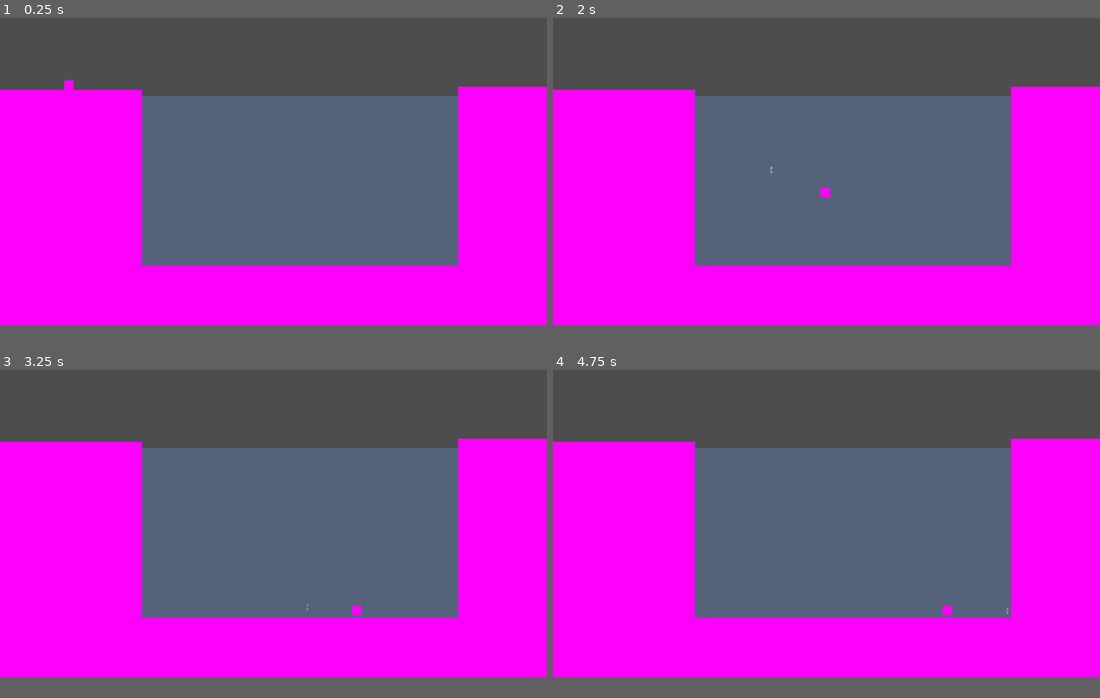
Above: before the commit, frames 1-4 (two rows, left to right).
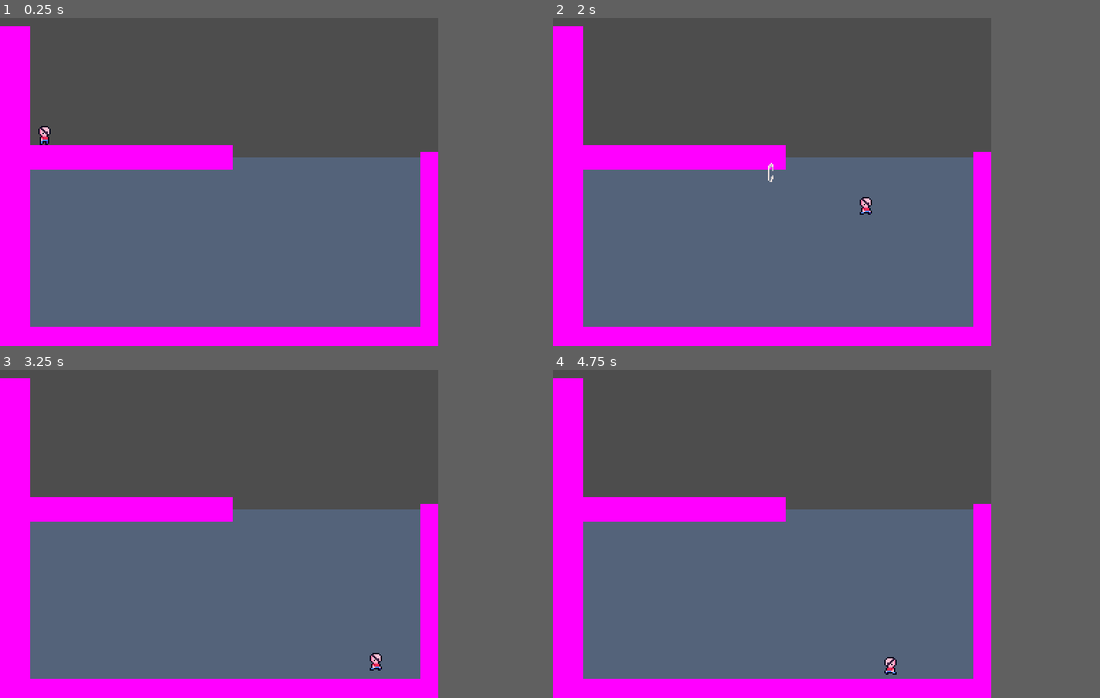
Above: after the commit, the same moments.

Repository: lilyyllyyllyly/PirateGame
Game: Godot game, scene res://Scenes/main.tscn
Same seed, same stepped clock (60 frames per second), same inputs: the game is played once before the commit and once after it.
Inputs:
- Up to frame 1 (0.25 s): no input
- Up to frame 2 (2 s): tap Enter at 0.5 s; hold Space (jump) 0.53-1.28 s; hold D (right) from 0.53 s (still down); tap Space (jump) at 1.35, 1.52, 1.82 s
- Up to frame 3 (3.25 s): release D (right) at 2.03 s; hold A (left) 2.03-2.78 s; hold Space (jump) 2.03-2.78 s; hold D (right) from 2.78 s (still down); tap Space (jump) at 2.85, 3.02 s
- Up to frame 4 (4.75 s): tap Space (jump) at 3.32, 4.35, 4.52 s; hold Space (jump) 3.53-4.28 s; release D (right) at 4.28 s; hold A (left) from 4.28 s (still down)
In our replay, the window is 799x449 before the commit and 640x480 after it. These sizes can differ from the game's own. Grey fills any space a smaller window leaves; there, only what the larger window draws over its background counts as a difference.

The runs differ from the first frame. In frame 1, 42% of the frame differs, in the area x 0-100%, y 0-95%; in frame 2, 42%; in frame 3, 42%; in frame 4, 42%.

Commit message:
Add first animations

Diff:
--- a/Scenes/Player.tscn
+++ b/Scenes/Player.tscn
@@ -1,21 +1,102 @@
-[gd_scene load_steps=11 format=3 uid="uid://d3hqdk77sg32n"]
+[gd_scene load_steps=24 format=3 uid="uid://d3hqdk77sg32n"]
 
 [ext_resource type="Script" path="res://Scripts/Movement/Mover.gd" id="1_763yf"]
+[ext_resource type="Texture2D" uid="uid://wvt8keytohdj" path="res://Sprites/Player/Idle/player-idle1.png" id="2_3suvf"]
 [ext_resource type="Script" path="res://Scripts/Movement/Calculators/GroundMovement.gd" id="2_4mn4f"]
 [ext_resource type="Script" path="res://Scripts/Input/GroundInput.gd" id="3_1yymx"]
+[ext_resource type="Texture2D" uid="uid://6eo8adbewj0x" path="res://Sprites/Player/Idle/player-idle2.png" id="3_4o6ir"]
 [ext_resource type="Script" path="res://Scripts/Movement/Calculators/WaterMovement.gd" id="4_ncm4c"]
+[ext_resource type="Texture2D" uid="uid://b2m6l3w7lt6k" path="res://Sprites/Player/Idle/player-idle3.png" id="4_vqftp"]
 [ext_resource type="PackedScene" uid="uid://cls58w461gqat" path="res://Scenes/Effects/BoostEffect.tscn" id="5_gmarb"]
 [ext_resource type="Script" path="res://Scripts/WaterChecker.gd" id="5_hhuhv"]
+[ext_resource type="Texture2D" uid="uid://nbe0a80vjqf6" path="res://Sprites/Player/Idle/player-idle4.png" id="5_vgjfj"]
 [ext_resource type="Script" path="res://Scripts/Input/WaterInput.gd" id="6_j0you"]
+[ext_resource type="Texture2D" uid="uid://oxr43coi3glm" path="res://Sprites/Player/Walk/player-walk1.png" id="6_p7tqd"]
+[ext_resource type="Texture2D" uid="uid://dkec4k7ys1uiq" path="res://Sprites/Player/Walk/player-walk2.png" id="7_8w7j3"]
+[ext_resource type="Texture2D" uid="uid://nasjxl3n1l2h" path="res://Sprites/Player/Walk/player-walk3.png" id="8_4npda"]
+[ext_resource type="Texture2D" uid="uid://bjvbwl2qnnuo6" path="res://Sprites/Player/Walk/player-walk4.png" id="9_s8rm1"]
+[ext_resource type="Script" path="res://Scripts/Animation/PlayerAnimation.gd" id="10_ijosw"]
 
-[sub_resource type="RectangleShape2D" id="RectangleShape2D_mfilg"]
+[sub_resource type="CapsuleShape2D" id="CapsuleShape2D_fxtra"]
+radius = 4.0
+height = 14.0
 
-[sub_resource type="NoiseTexture2D" id="NoiseTexture2D_4vr6m"]
-width = 20
-height = 20
+[sub_resource type="Animation" id="Animation_cpta1"]
+resource_name = "RESET"
+tracks/0/type = "value"
+tracks/0/imported = false
+tracks/0/enabled = true
+tracks/0/path = NodePath("Sprite2D:texture")
+tracks/0/interp = 1
+tracks/0/loop_wrap = true
+tracks/0/keys = {
+"times": PackedFloat32Array(0),
+"transitions": PackedFloat32Array(1),
+"update": 1,
+"values": [ExtResource("2_3suvf")]
+}
+
+[sub_resource type="Animation" id="Animation_c5fua"]
+resource_name = "player-idle"
+length = 0.6
+loop_mode = 1
+tracks/0/type = "value"
+tracks/0/imported = false
+tracks/0/enabled = true
+tracks/0/path = NodePath("Sprite2D:texture")
+tracks/0/interp = 1
+tracks/0/loop_wrap = true
+tracks/0/keys = {
+"times": PackedFloat32Array(0, 0.3, 0.4, 0.5),
+"transitions": PackedFloat32Array(1, 1, 1, 1),
+"update": 1,
+"values": [ExtResource("2_3suvf"), ExtResource("3_4o6ir"), ExtResource("4_vqftp"), ExtResource("5_vgjfj")]
+}
+
+[sub_resource type="Animation" id="Animation_ppxw5"]
+resource_name = "player-jump"
+length = 0.1
+loop_mode = 1
+tracks/0/type = "value"
+tracks/0/imported = false
+tracks/0/enabled = true
+tracks/0/path = NodePath("Sprite2D:texture")
+tracks/0/interp = 1
+tracks/0/loop_wrap = true
+tracks/0/keys = {
+"times": PackedFloat32Array(0),
+"transitions": PackedFloat32Array(1),
+"update": 1,
+"values": [ExtResource("7_8w7j3")]
+}
+
+[sub_resource type="Animation" id="Animation_naceo"]
+resource_name = "player-walk"
+length = 0.4
+loop_mode = 1
+tracks/0/type = "value"
+tracks/0/imported = false
+tracks/0/enabled = true
+tracks/0/path = NodePath("Sprite2D:texture")
+tracks/0/interp = 1
+tracks/0/loop_wrap = true
+tracks/0/keys = {
+"times": PackedFloat32Array(0, 0.1, 0.2, 0.3),
+"transitions": PackedFloat32Array(1, 1, 1, 1),
+"update": 1,
+"values": [ExtResource("6_p7tqd"), ExtResource("7_8w7j3"), ExtResource("8_4npda"), ExtResource("9_s8rm1")]
+}
+
+[sub_resource type="AnimationLibrary" id="AnimationLibrary_5elcj"]
+_data = {
+"RESET": SubResource("Animation_cpta1"),
+"player-idle": SubResource("Animation_c5fua"),
+"player-jump": SubResource("Animation_ppxw5"),
+"player-walk": SubResource("Animation_naceo")
+}
 
 [sub_resource type="RectangleShape2D" id="RectangleShape2D_8gxnn"]
-size = Vector2(20, 10)
+size = Vector2(9, 9)
 
 [node name="Player" type="CharacterBody2D"]
 collision_mask = 8
@@ -23,18 +104,29 @@
 move_path = NodePath("GroundMovement")
 
 [node name="CollisionShape2D" type="CollisionShape2D" parent="."]
-shape = SubResource("RectangleShape2D_mfilg")
+shape = SubResource("CapsuleShape2D_fxtra")
 
 [node name="Sprite2D" type="Sprite2D" parent="."]
-texture = SubResource("NoiseTexture2D_4vr6m")
+texture = ExtResource("2_3suvf")
+offset = Vector2(0, -2)
+
+[node name="AnimationPlayer" type="AnimationPlayer" parent="."]
+libraries = {
+"": SubResource("AnimationLibrary_5elcj")
+}
+script = ExtResource("10_ijosw")
+sprite_path = NodePath("../Sprite2D")
+body_path = NodePath("..")
+input_path = NodePath("../GroundMovement/GroundInput")
 
 [node name="GroundMovement" type="Node" parent="."]
 script = ExtResource("2_4mn4f")
 body_path = NodePath("..")
-ground_speed = 300.0
-ground_accel = 650.0
-jump_force = -300.0
-jump_hold = 200.0
+ground_speed = 150.0
+ground_accel = 325.0
+jump_force = -125.0
+jump_hold = 150
+term_vel = 200.0
 input_path = NodePath("GroundInput")
 
 [node name="GroundInput" type="Node" parent="GroundMovement"]
@@ -43,13 +135,15 @@
 [node name="WaterMovement" type="Node" parent="."]
 script = ExtResource("4_ncm4c")
 body_path = NodePath("..")
-water_speed_base = 300.0
-water_speed_max = 450.0
-water_accel = 650.0
-boost_gain = 75.0
-boost_loss = 125.0
-boost_move = 100.0
+water_speed_base = 150.0
+water_speed_max = 250.0
+water_accel = 325.0
+boost_gain = 50.0
+boost_loss = 75.0
+boost_move = 60.0
+boost_time = 200
 boost_effect = ExtResource("5_gmarb")
+water_leave_boost = 100.0
 input_path = NodePath("WaterInput")
 
 [node name="WaterInput" type="Node" parent="WaterMovement"]
@@ -64,8 +158,9 @@
 water_move_path = NodePath("../WaterMovement")
 
 [node name="CollisionShape2D" type="CollisionShape2D" parent="WaterChecker"]
-position = Vector2(0, -5)
+position = Vector2(-0.5, -2.5)
 shape = SubResource("RectangleShape2D_8gxnn")
 
 [connection signal="area_entered" from="WaterChecker" to="WaterChecker" method="on_area_entered"]
+[connection signal="area_exited" from="WaterChecker" to="WaterMovement" method="on_water_leave"]
 [connection signal="area_exited" from="WaterChecker" to="WaterChecker" method="on_area_exited"]
--- a/Scenes/main.tscn
+++ b/Scenes/main.tscn
@@ -13,11 +13,11 @@
 [node name="Main" type="Node2D"]
 
 [node name="Player" parent="." instance=ExtResource("1_s0pd8")]
-position = Vector2(145, 102)
+position = Vector2(33, 66)
 
 [node name="StaticBody2D" type="StaticBody2D" parent="."]
-position = Vector2(-0.999992, 447)
-scale = Vector2(60, 59.04)
+position = Vector2(-28, 143)
+scale = Vector2(10, 27.375)
 collision_layer = 8
 
 [node name="CollisionShape2D" type="CollisionShape2D" parent="StaticBody2D"]
@@ -27,8 +27,8 @@
 texture = SubResource("NoiseTexture2D_ep3fm")
 
 [node name="StaticBody2D2" type="StaticBody2D" parent="."]
-position = Vector2(701, 595)
-scale = Vector2(84.36, 14.12)
+position = Vector2(158, 251)
+scale = Vector2(35, 5)
 collision_layer = 8
 
 [node name="CollisionShape2D" type="CollisionShape2D" parent="StaticBody2D2"]
@@ -38,8 +38,8 @@
 texture = SubResource("NoiseTexture2D_ep3fm")
 
 [node name="StaticBody2D3" type="StaticBody2D" parent="."]
-position = Vector2(1065, 400)
-scale = Vector2(20, 51.08)
+position = Vector2(332, 173)
+scale = Vector2(5, 15)
 collision_layer = 8
 
 [node name="CollisionShape2D" type="CollisionShape2D" parent="StaticBody2D3"]
@@ -48,6 +48,17 @@
 [node name="Sprite2D" type="Sprite2D" parent="StaticBody2D3"]
 texture = SubResource("NoiseTexture2D_ep3fm")
 
+[node name="StaticBody2D4" type="StaticBody2D" parent="."]
+position = Vector2(86, 102)
+scale = Vector2(16.805, 1.71)
+collision_layer = 8
+
+[node name="CollisionShape2D" type="CollisionShape2D" parent="StaticBody2D4"]
+shape = SubResource("RectangleShape2D_pg28c")
+
+[node name="Sprite2D" type="Sprite2D" parent="StaticBody2D4"]
+texture = SubResource("NoiseTexture2D_ep3fm")
+
 [node name="Water" parent="." instance=ExtResource("2_5kyod")]
-position = Vector2(638, 365)
-scale = Vector2(80, 40)
+position = Vector2(162, 177)
+scale = Vector2(30, 15)
--- /dev/null
+++ b/Scripts/Animation/PlayerAnimation.gd
@@ -0,0 +1,22 @@
+extends AnimationPlayer
+
+@export  var sprite_path: NodePath
+@onready var sprite = get_node(sprite_path) as Sprite2D
+
+@export  var body_path: NodePath
+@onready var body = get_node(body_path) as CharacterBody2D
+
+@export  var input_path: NodePath
+@onready var input = get_node(input_path) as GenericInput
+
+func _process(delta):
+	sprite.flip_h = input.direction.x < 0 || (input.direction.x == 0 && sprite.flip_h)
+
+	if not body.is_on_floor():
+		play("player-jump")
+		return
+
+	if body.velocity.length() > 0:
+		play("player-walk")
+	else:
+		play("player-idle")
--- a/Scripts/Movement/Calculators/GroundMovement.gd
+++ b/Scripts/Movement/Calculators/GroundMovement.gd
@@ -9,7 +9,8 @@
 
 @export_group("Jump")
 @export var jump_force:	float
-@export var jump_hold:	float
+@export var jump_hold:	int
+@export var term_vel:	float
 
 var gravity = ProjectSettings.get_setting("physics/2d/default_gravity")
 
@@ -22,7 +23,7 @@
 
 	# vertical
 	# - gravity
-	if not body.is_on_floor():
+	if (not body.is_on_floor()) and (move.y < term_vel):
 		move.y += gravity * delta
 
 	# - jump
--- a/Scripts/Movement/Calculators/WaterMovement.gd
+++ b/Scripts/Movement/Calculators/WaterMovement.gd
@@ -12,22 +12,27 @@
 @export var boost_gain:	float
 @export var boost_loss:	float
 @export var boost_move: float
+@export var boost_time:	int
 @export var boost_effect: PackedScene
+@export var water_leave_boost:	float
 
 @onready var water_speed = water_speed_base
+var last_boost = 0
 
 func calculate_movement(delta):
 	var move = body.velocity
+	var now = Time.get_ticks_msec()
 
 	var goal_vel = input.direction * water_speed
 
 	if water_speed > water_speed_base:
 		water_speed = clamp(water_speed - boost_loss*delta, water_speed_base, water_speed_max)
 
-	if input.jump_pressed:
+	if (now - last_boost > boost_time) and input.jump_pressed:
 		# boosting
 		water_speed = clamp(water_speed + boost_gain, water_speed_base, water_speed_max)
 		move += input.direction * boost_move
+		last_boost = now
 
 		# spawning boost effect
 		var new_effect = boost_effect.instantiate()
@@ -39,3 +44,16 @@
 	move += (goal_vel - move).limit_length(max_move)
 
 	return move
+
+func on_water_leave(_area):
+	var boost_mult = (water_speed - water_speed_base) / (water_speed_max - water_speed_base)
+	if boost_mult <= 0: return
+	print(boost_mult)
+
+	body.velocity += input.direction * water_leave_boost * boost_mult
+
+	# spawning boost effect
+	var new_effect = boost_effect.instantiate()
+	new_effect.rotation = atan2(-input.direction.y, -input.direction.x) + 3*PI/2
+	new_effect.position = body.position
+	get_tree().current_scene.add_child(new_effect)
--- a/project.godot
+++ b/project.godot
@@ -14,6 +14,12 @@
 run/main_scene="res://Scenes/main.tscn"
 config/features=PackedStringArray("4.2", "GL Compatibility")
 config/icon="res://icon.svg"
+
+[display]
+
+window/size/viewport_width=320
+window/size/viewport_height=240
+window/stretch/mode="viewport"
 
 [dotnet]
 
@@ -101,9 +107,10 @@
 
 [physics]
 
-2d/default_gravity=1200.0
+2d/default_gravity=800.0
 
 [rendering]
 
+textures/canvas_textures/default_texture_filter=0
 renderer/rendering_method="gl_compatibility"
 renderer/rendering_method.mobile="gl_compatibility"
Binary file added: Sprites/Player/Float/player-float1.png
Not shown, added: Sprites/Player/Float/player-float1.png.import
Binary file added: Sprites/Player/Float/player-float2.png
Not shown, added: Sprites/Player/Float/player-float2.png.import
Binary file added: Sprites/Player/Idle/player-idle1.png
Not shown, added: Sprites/Player/Idle/player-idle1.png.import
Binary file added: Sprites/Player/Idle/player-idle2.png
Not shown, added: Sprites/Player/Idle/player-idle2.png.import
Binary file added: Sprites/Player/Idle/player-idle3.png
Not shown, added: Sprites/Player/Idle/player-idle3.png.import
Binary file added: Sprites/Player/Idle/player-idle4.png
Not shown, added: Sprites/Player/Idle/player-idle4.png.import
(and 8 more such lines)
